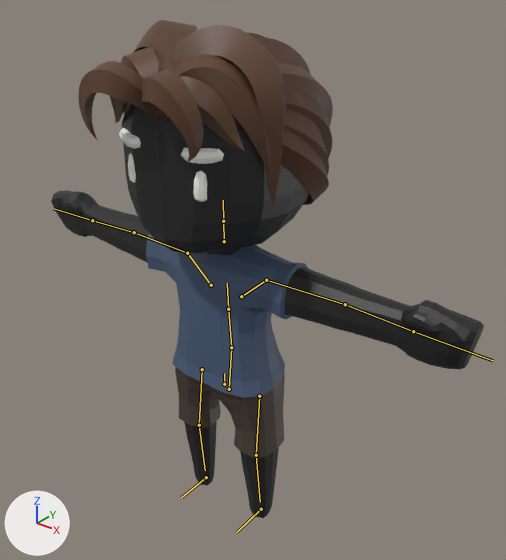
The glTF model tools/models/src/Casual_Male.glb, before and after one commit.
One viewpoint serves both versions: a 50 mm lens placed at (2.59, -2.96, 3.68), pointed at (0.19, 0.05, 1.82). Every picture has the same lights, and +X, +Y and +Z are marked at lower left. The first picture is the older version. The bones that change, and the others that lie on the model, are drawn over the model as lines.

Objects in the first picture: 'Body'.
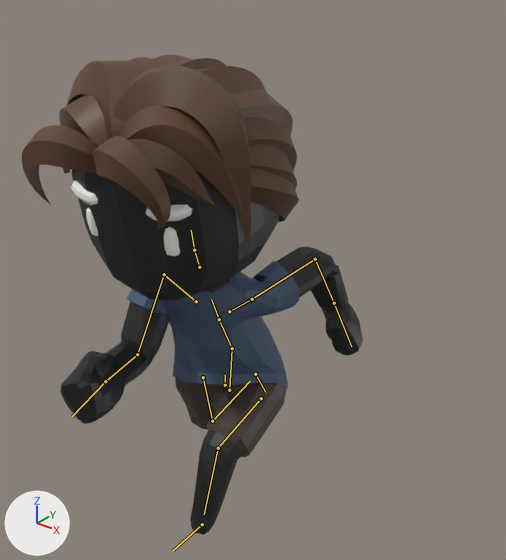
The newer file adds an action. The first version stands in its rest pose; the second is drawn at frame 10 of the action 'Run'.

Diff of the bpy script that builds the scene:
```diff
--- a/tools/models/src/Casual_Male.glb.py
+++ b/tools/models/src/Casual_Male.glb.py
@@ bone_foot_l @@
 bone_foot_l = bpy.data.objects['CharacterArmature'].pose.bones['Foot.L']  # child of 'Bone'
-bone_foot_l.location = (0.0, 0.0, 0.0)
+bone_foot_l.location = (0.0, 0.603, 0.335)
@@ bone_body @@
 bone_body = bpy.data.objects['CharacterArmature'].pose.bones['Body']  # child of 'Bone'
-bone_body.location = (0.0, 0.0, 0.0)
+bone_body.location = (0.0, -0.01, -0.003)
@@ bone_abdomen @@
 bone_abdomen = bpy.data.objects['CharacterArmature'].pose.bones['Abdomen']  # child of 'Hips'
-bone_abdomen.rotation_quaternion = (1.0, 0.0, 0.0, 0.0)  # degrees (0, 0, 0)
+bone_abdomen.rotation_quaternion = (0.986, 0.169, 0.0, 0.0)  # degrees (19, 0, 0)
@@ bone_torso @@
 bone_torso = bpy.data.objects['CharacterArmature'].pose.bones['Torso']  # child of 'Abdomen'
-bone_torso.rotation_quaternion = (1.0, 0.0, 0.0, 0.0)  # degrees (0, 0, 0)
+bone_torso.rotation_quaternion = (0.998, 0.0, 0.06, -0.027)  # degrees (0, 7, -3)
@@ bone_head @@
 bone_head = bpy.data.objects['CharacterArmature'].pose.bones['Head']  # child of 'Neck'
-bone_head.rotation_quaternion = (1.0, 0.0, 0.0, 0.0)  # degrees (0, 0, 0)
+bone_head.rotation_quaternion = (0.997, -0.076, 0.0, 0.0)  # degrees (-9, 0, 0)
@@ bone_upperarm_l @@
 bone_upperarm_l = bpy.data.objects['CharacterArmature'].pose.bones['UpperArm.L']  # child of 'Shoulder.L'
-bone_upperarm_l.rotation_quaternion = (1.0, 0.0, 0.0, 0.0)  # degrees (0, 0, 0)
+bone_upperarm_l.rotation_quaternion = (0.514, -0.476, 0.635, 0.327)  # degrees (16, 106, 86)
@@ bone_lowerarm_l @@
 bone_lowerarm_l = bpy.data.objects['CharacterArmature'].pose.bones['LowerArm.L']  # child of 'UpperArm.L'
-bone_lowerarm_l.rotation_quaternion = (1.0, 0.0, 0.0, 0.0)  # degrees (0, 0, 0)
+bone_lowerarm_l.rotation_quaternion = (0.751, 0.001, -0.332, -0.571)  # degrees (26, -30, -81)
@@ bone_fist_l @@
 bone_fist_l = bpy.data.objects['CharacterArmature'].pose.bones['Fist.L']  # child of 'LowerArm.L'
-bone_fist_l.rotation_quaternion = (1.0, 0.0, 0.0, 0.0)  # degrees (0, 0, 0)
+bone_fist_l.rotation_quaternion = (0.841, 0.036, 0.539, -0.033)  # degrees (3, 65, -2)
@@ bone_upperarm_r @@
 bone_upperarm_r = bpy.data.objects['CharacterArmature'].pose.bones['UpperArm.R']  # child of 'Shoulder.R'
-bone_upperarm_r.rotation_quaternion = (1.0, 0.0, 0.0, 0.0)  # degrees (0, 0, 0)
+bone_upperarm_r.rotation_quaternion = (0.62, -0.67, 0.37, 0.171)  # degrees (-104, 44, -23)
@@ bone_lowerarm_r @@
 bone_lowerarm_r = bpy.data.objects['CharacterArmature'].pose.bones['LowerArm.R']  # child of 'UpperArm.R'
-bone_lowerarm_r.rotation_quaternion = (1.0, 0.0, 0.0, 0.0)  # degrees (0, 0, 0)
+bone_lowerarm_r.rotation_quaternion = (0.718, -0.02, -0.408, 0.563)  # degrees (-36, -34, 88)
@@ bone_fist_r @@
 bone_fist_r = bpy.data.objects['CharacterArmature'].pose.bones['Fist.R']  # child of 'LowerArm.R'
-bone_fist_r.rotation_quaternion = (1.0, 0.0, 0.0, 0.0)  # degrees (0, 0, 0)
+bone_fist_r.rotation_quaternion = (0.973, -0.044, -0.227, 0.021)  # degrees (-6, -26, 4)
@@ bone_upperleg_l @@
 bone_upperleg_l = bpy.data.objects['CharacterArmature'].pose.bones['UpperLeg.L']  # child of 'Body'
-bone_upperleg_l.location = (0.0, 0.0, 0.0)
-bone_upperleg_l.rotation_quaternion = (1.0, 0.0, 0.0, 0.0)  # degrees (0, 0, 0)
+bone_upperleg_l.location = (0.0, 0.013, 0.01)
+bone_upperleg_l.rotation_quaternion = (-0.829, 0.559, 0.003, 0.001)  # degrees (-68, 0, 0)
@@ bone_lowerleg_l @@
 bone_lowerleg_l = bpy.data.objects['CharacterArmature'].pose.bones['LowerLeg.L']  # child of 'UpperLeg.L'
-bone_lowerleg_l.rotation_quaternion = (1.0, 0.0, 0.0, 0.0)  # degrees (0, 0, 0)
+bone_lowerleg_l.rotation_quaternion = (0.933, 0.359, 0.0, 0.0)  # degrees (42, 0, 0)
@@ bone_upperleg_r @@
 bone_upperleg_r = bpy.data.objects['CharacterArmature'].pose.bones['UpperLeg.R']  # child of 'Body'
-bone_upperleg_r.location = (0.0, 0.0, 0.0)
-bone_upperleg_r.rotation_quaternion = (1.0, 0.0, 0.0, 0.0)  # degrees (0, 0, 0)
+bone_upperleg_r.location = (0.001, 0.059, 0.007)
+bone_upperleg_r.rotation_quaternion = (0.986, 0.164, -0.002, 0.005)  # degrees (19, 0, 1)
@@ bone_lowerleg_r @@
 bone_lowerleg_r = bpy.data.objects['CharacterArmature'].pose.bones['LowerLeg.R']  # child of 'UpperLeg.R'
-bone_lowerleg_r.rotation_quaternion = (1.0, 0.0, 0.0, 0.0)  # degrees (0, 0, 0)
+bone_lowerleg_r.rotation_quaternion = (0.758, 0.652, 0.0, 0.0)  # degrees (81, 0, 0)
@@ bone_foot_r @@
 bone_foot_r = bpy.data.objects['CharacterArmature'].pose.bones['Foot.R']  # child of 'Bone'
-bone_foot_r.location = (0.0, 0.0, 0.0)
-bone_foot_r.rotation_quaternion = (1.0, 0.0, 0.0, 0.0)  # degrees (0, 0, 0)
+bone_foot_r.location = (0.0, -0.609, 0.61)
+bone_foot_r.rotation_quaternion = (0.516, -0.856, 0.0, 0.0)  # degrees (-118, 0, 0)
```

Location of each change, (x1, y1, x2, y2) in pixels of the pictures (506 x 560 px):
'Body', posed (21% narrower)
    before: (51, 20, 484, 518)
    after: (22, 55, 363, 535)
bone 'Foot.L', root to tip
    before: (261, 509) to (237, 532)
    after: (202, 524) to (172, 551)
bone 'Body', root to tip
    before: (224, 384) to (224, 373)
    after: (225, 385) to (225, 375)
bone 'Abdomen', root to tip
    before: (231, 347) to (228, 309)
    after: (232, 348) to (219, 319)
bone 'Torso', root to tip
    before: (228, 309) to (227, 283)
    after: (219, 319) to (211, 299)
bone 'Head', root to tip
    before: (223, 221) to (223, 200)
    after: (194, 250) to (191, 230)
bone 'UpperArm.L', root to tip
    before: (266, 280) to (345, 304)
    after: (252, 299) to (315, 259)
bone 'LowerArm.L', root to tip
    before: (345, 304) to (413, 331)
    after: (315, 259) to (334, 303)
bone 'Fist.L', root to tip
    before: (413, 331) to (492, 360)
    after: (334, 303) to (351, 346)
bone 'UpperArm.R', root to tip
    before: (187, 253) to (134, 232)
    after: (164, 274) to (137, 354)
bone 'LowerArm.R', root to tip
    before: (134, 232) to (92, 220)
    after: (137, 354) to (105, 381)
bone 'Fist.R', root to tip
    before: (92, 220) to (53, 208)
    after: (105, 381) to (72, 416)
bone 'UpperLeg.L', root to tip
    before: (259, 396) to (256, 455)
    after: (261, 398) to (218, 448)
bone 'LowerLeg.L', root to tip
    before: (256, 455) to (260, 502)
    after: (218, 448) to (204, 514)
bone 'UpperLeg.R', root to tip
    before: (202, 369) to (199, 425)
    after: (203, 377) to (212, 421)
bone 'LowerLeg.R', root to tip
    before: (199, 425) to (205, 470)
    after: (212, 421) to (250, 381)
bone 'Foot.R', root to tip
    before: (206, 477) to (181, 497)
    after: (255, 374) to (265, 392)
